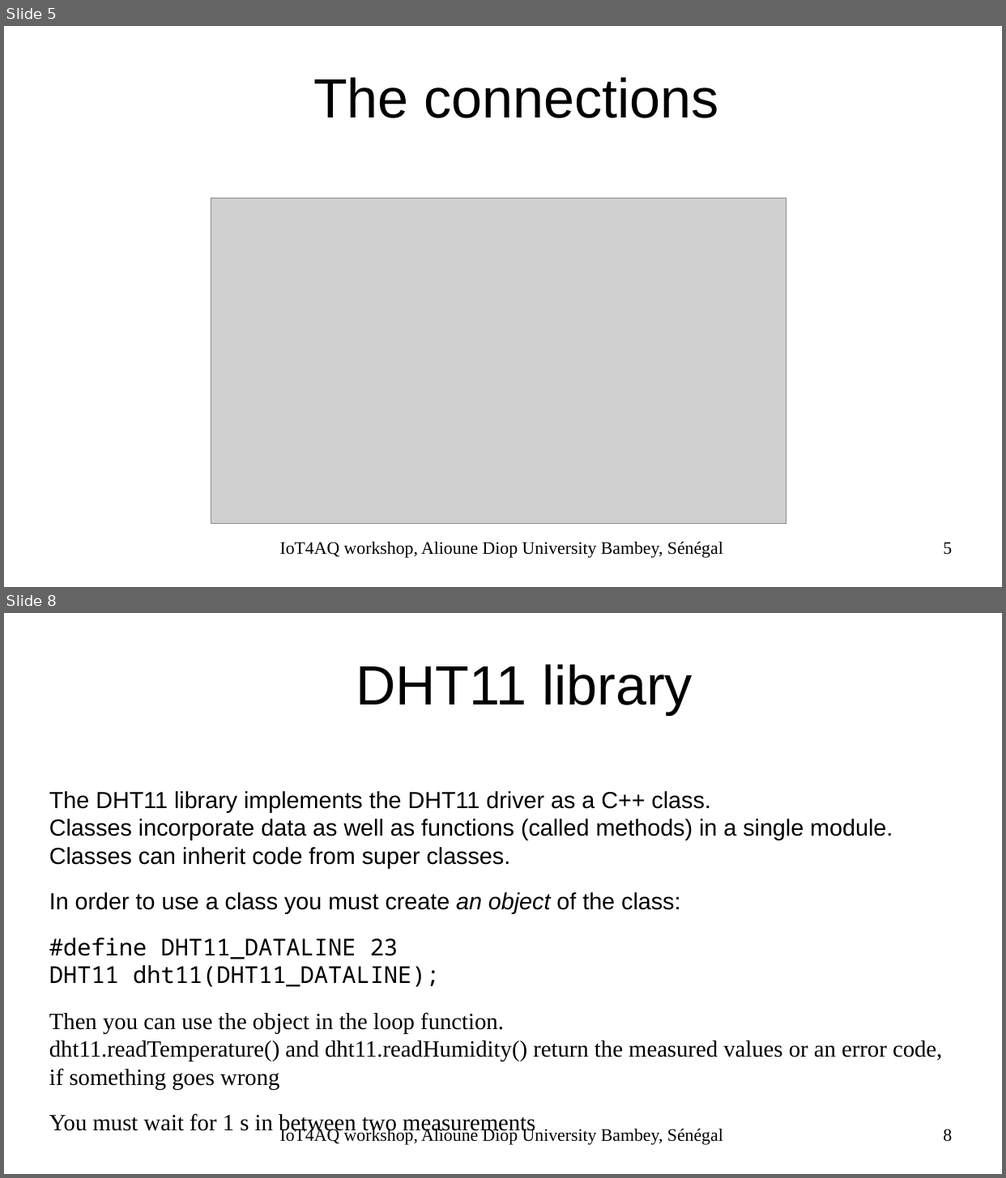
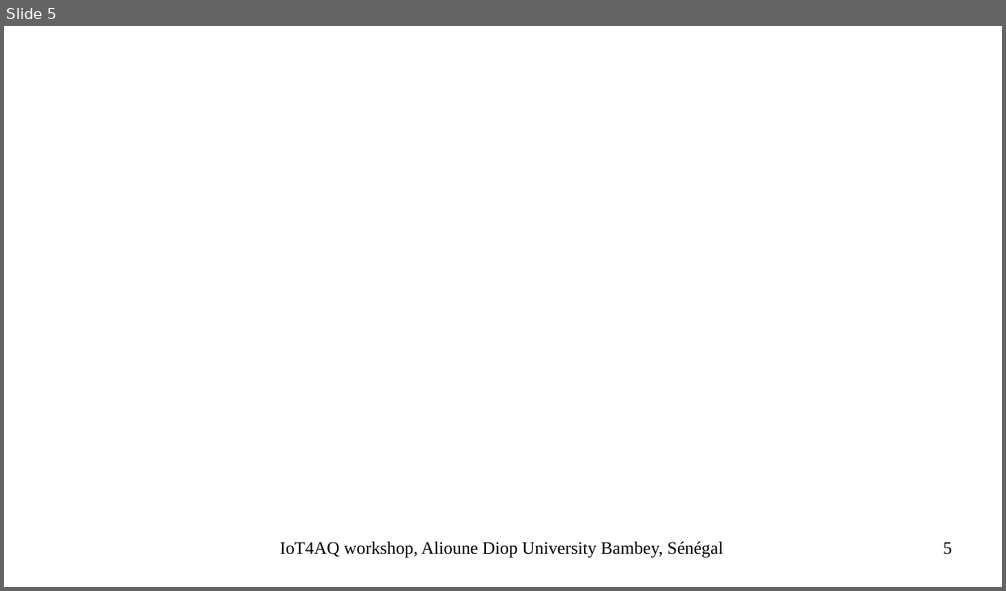
Before and after one commit to uraich/IoT4AQ, a slide deck: workshop/slides/iot4aq_dht11.odp. Shown one above the other, each under a label of ours: slides 5 and 8 before the commit, slide 5 after it; the slides between them are not shown. The pictures are 1006x1178 and 1006x591 pixels, drawn with LibreOffice and Linux fonts; fonts in the diff are those of the drawing; grey boxes stand for pictures; background and template pictures are left out. Boxes give left, top, right and bottom in pixels: in the first picture for what was removed or moved away, otherwise in the second. Text is boxed around its words. In the diff, an @@ line names an element or a change of style, - is before the commit and + after.

```diff
--- a/workshop/slides/iot4aq_dht11.odp
+++ b/workshop/slides/iot4aq_dht11.odp
@@ slide 8 removed at [4,613,1002,1174], background #FFFFFF @@
@@ title removed at [356,664,692,714] @@
-DHT11 library
@@ text removed at [49,791,942,1135] @@
-The DHT11 library implements the DHT11 driver as a C++ class.
-Classes incorporate data as well as functions (called methods) in a single module. Classes can inherit code from super classes.
-In order to use a class you must create an object of the class:
-#define DHT11_DATALINE 23
-DHT11 dht11(DHT11_DATALINE);
-Then you can use the object in the loop function.
-dht11.readTemperature() and dht11.readHumidity() return the measured values or an error code, if something goes wrong
-You must wait for 1 s in between two measurements
@@ text removed at [280,1128,723,1145] @@
-IoT4AQ workshop, Alioune Diop University Bambey, Sénégal
@@ page number removed at [943,1129,952,1142] @@
-8
@@ slide 5 changed as well @@
@@ title removed at [313,77,719,118] @@
-The connections
@@ picture removed at [211,198,786,524] @@
```
Also in this commit, not shown: 3 other slides changed, 1 slide added, 5 other slides removed, 3 other files.
